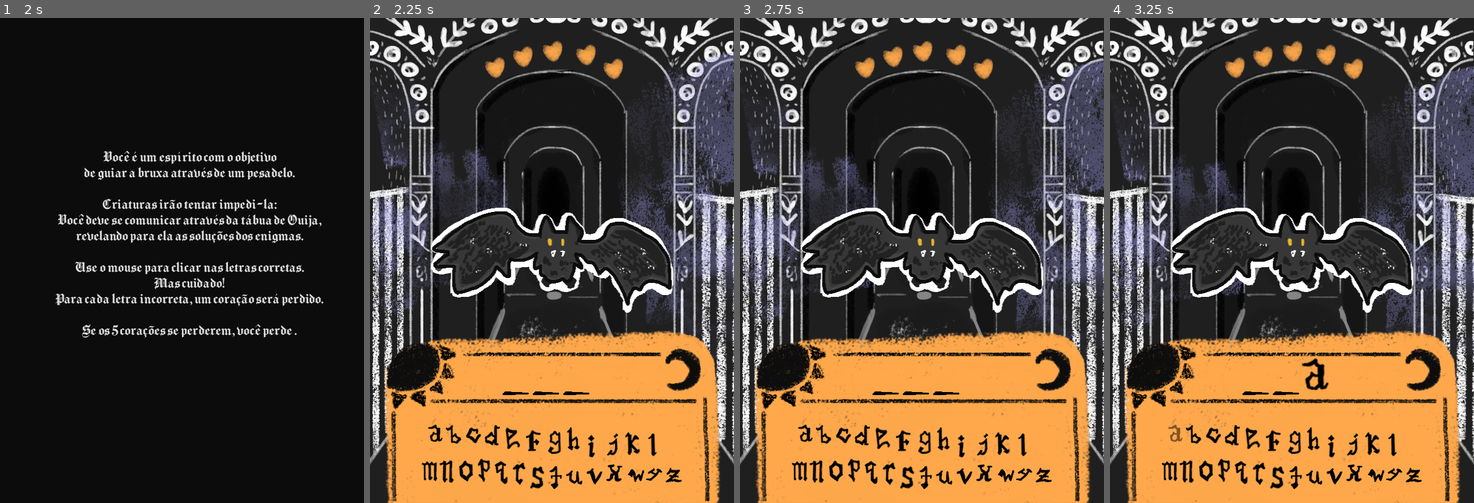
Above: before the commit, frames 1-4 (left to right).
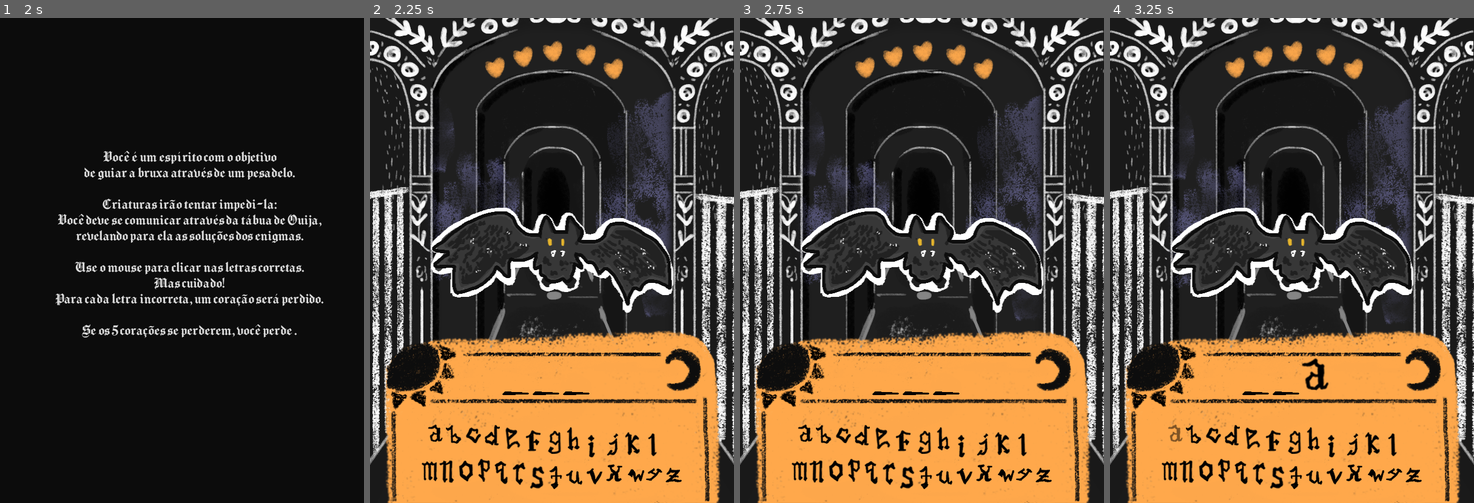
Above: after the commit, the same moments.

Repository: kcabra/ouija
Game: Godot game, scene res://scenes/title.tscn
Two runs of this game, one before a commit and one after it. Both use one fixed random seed, a clock stepped at 60 frames per second and the inputs below.
Inputs (mouse positions are in pixels of both pictures, inside the frame that each line leads up to):
- Up to frame 1 (2 s): click (182, 381) at 0.5 s; click (182, 381) at 1.25 s
- Up to frame 2 (2.25 s): click (552, 381) at 2 s
- Up to frame 3 (2.75 s): no input
- Up to frame 4 (3.25 s): click (1175, 435) at 2.75 s

Frame 1 is identical in both runs. In frame 2, 11% of the frame differs, in the area x 0-100%, y 6-71%; in frame 3, 11%; in frame 4, 11%.

Commit message:
added some sfx, fixed spider outline

Diff:
--- a/game.tscn
+++ b/game.tscn
@@ -1,41 +1,43 @@
-[gd_scene load_steps=43 format=2]
+[gd_scene load_steps=45 format=2]
 
 [ext_resource path="res://scripts/game.gd" type="Script" id=1]
 [ext_resource path="res://props/background.png" type="Texture" id=2]
 [ext_resource path="res://props/mist.png" type="Texture" id=3]
-[ext_resource path="res://props/ouija.png" type="Texture" id=4]
-[ext_resource path="res://scripts/forca.gd" type="Script" id=5]
-[ext_resource path="res://characters/a.png" type="Texture" id=6]
-[ext_resource path="res://characters/b.png" type="Texture" id=7]
-[ext_resource path="res://characters/c.png" type="Texture" id=8]
-[ext_resource path="res://characters/d.png" type="Texture" id=9]
-[ext_resource path="res://characters/e.png" type="Texture" id=10]
-[ext_resource path="res://characters/f.png" type="Texture" id=11]
-[ext_resource path="res://characters/g.png" type="Texture" id=12]
-[ext_resource path="res://characters/h.png" type="Texture" id=13]
-[ext_resource path="res://characters/i.png" type="Texture" id=14]
-[ext_resource path="res://characters/j.png" type="Texture" id=15]
-[ext_resource path="res://characters/k.png" type="Texture" id=16]
-[ext_resource path="res://characters/l.png" type="Texture" id=17]
-[ext_resource path="res://characters/m.png" type="Texture" id=18]
-[ext_resource path="res://characters/n.png" type="Texture" id=19]
-[ext_resource path="res://characters/o.png" type="Texture" id=20]
-[ext_resource path="res://characters/p.png" type="Texture" id=21]
-[ext_resource path="res://characters/q.png" type="Texture" id=22]
-[ext_resource path="res://characters/r.png" type="Texture" id=23]
-[ext_resource path="res://characters/s.png" type="Texture" id=24]
-[ext_resource path="res://characters/t.png" type="Texture" id=25]
-[ext_resource path="res://characters/u.png" type="Texture" id=26]
-[ext_resource path="res://characters/v.png" type="Texture" id=27]
-[ext_resource path="res://characters/x.png" type="Texture" id=28]
-[ext_resource path="res://characters/w.png" type="Texture" id=29]
-[ext_resource path="res://characters/y.png" type="Texture" id=30]
-[ext_resource path="res://characters/z.png" type="Texture" id=31]
-[ext_resource path="res://props/determination.png" type="Texture" id=32]
-[ext_resource path="res://props/caixa.png" type="Texture" id=33]
-[ext_resource path="res://title/Chomsky.otf" type="DynamicFontData" id=34]
-[ext_resource path="res://soundtrack/background.wav" type="AudioStream" id=35]
-[ext_resource path="res://scenes/cards.tscn" type="PackedScene" id=36]
+[ext_resource path="res://props/forebackground.png" type="Texture" id=4]
+[ext_resource path="res://props/ouija.png" type="Texture" id=5]
+[ext_resource path="res://scripts/forca.gd" type="Script" id=6]
+[ext_resource path="res://characters/a.png" type="Texture" id=7]
+[ext_resource path="res://characters/b.png" type="Texture" id=8]
+[ext_resource path="res://characters/c.png" type="Texture" id=9]
+[ext_resource path="res://characters/d.png" type="Texture" id=10]
+[ext_resource path="res://characters/e.png" type="Texture" id=11]
+[ext_resource path="res://characters/f.png" type="Texture" id=12]
+[ext_resource path="res://characters/g.png" type="Texture" id=13]
+[ext_resource path="res://characters/h.png" type="Texture" id=14]
+[ext_resource path="res://characters/i.png" type="Texture" id=15]
+[ext_resource path="res://characters/j.png" type="Texture" id=16]
+[ext_resource path="res://characters/k.png" type="Texture" id=17]
+[ext_resource path="res://characters/l.png" type="Texture" id=18]
+[ext_resource path="res://characters/m.png" type="Texture" id=19]
+[ext_resource path="res://characters/n.png" type="Texture" id=20]
+[ext_resource path="res://characters/o.png" type="Texture" id=21]
+[ext_resource path="res://characters/p.png" type="Texture" id=22]
+[ext_resource path="res://characters/q.png" type="Texture" id=23]
+[ext_resource path="res://characters/r.png" type="Texture" id=24]
+[ext_resource path="res://characters/s.png" type="Texture" id=25]
+[ext_resource path="res://characters/t.png" type="Texture" id=26]
+[ext_resource path="res://characters/u.png" type="Texture" id=27]
+[ext_resource path="res://characters/v.png" type="Texture" id=28]
+[ext_resource path="res://characters/x.png" type="Texture" id=29]
+[ext_resource path="res://characters/w.png" type="Texture" id=30]
+[ext_resource path="res://characters/y.png" type="Texture" id=31]
+[ext_resource path="res://characters/z.png" type="Texture" id=32]
+[ext_resource path="res://props/determination.png" type="Texture" id=33]
+[ext_resource path="res://props/caixa.png" type="Texture" id=34]
+[ext_resource path="res://title/Chomsky.otf" type="DynamicFontData" id=35]
+[ext_resource path="res://soundtrack/background.wav" type="AudioStream" id=36]
+[ext_resource path="res://scenes/cards.tscn" type="PackedScene" id=37]
+[ext_resource path="res://soundtrack/acerto.wav" type="AudioStream" id=38]
 
 [sub_resource type="GDScript" id=1]
 script/source = "extends Position2D
@@ -131,26 +133,34 @@
 [node name="game" type="Node2D"]
 script = ExtResource( 1 )
 
-[node name="bg" type="Sprite" parent="."]
+[node name="cenario" type="Node2D" parent="."]
+editor/display_folded = true
+
+[node name="bg" type="Sprite" parent="cenario"]
 position = Vector2( 300, 400 )
 z_index = -1
 texture = ExtResource( 2 )
 
-[node name="Position2D" type="Position2D" parent="bg"]
-position = Vector2( 0, -91 )
+[node name="Position2D" type="Position2D" parent="cenario"]
+position = Vector2( 300, 302 )
 script = SubResource( 1 )
-
-[node name="mist" type="Sprite" parent="bg/Position2D"]
+amplitude = 25
+
+[node name="mist" type="Sprite" parent="cenario/Position2D"]
 modulate = Color( 1, 1, 1, 0.498039 )
+scale = Vector2( 0.734244, 0.734244 )
 texture = ExtResource( 3 )
 
+[node name="forebackground" type="Sprite" parent="cenario"]
+texture = ExtResource( 4 )
+centered = false
+
 [node name="forca" type="Sprite" parent="."]
-editor/display_folded = true
 position = Vector2( 298, 658 )
 scale = Vector2( 0.946667, 0.946667 )
 z_index = 1
-texture = ExtResource( 4 )
-script = ExtResource( 5 )
+texture = ExtResource( 5 )
+script = ExtResource( 6 )
 
 [node name="keyboard" type="Node2D" parent="forca"]
 editor/display_folded = true
@@ -418,10 +428,12 @@
 wait_time = 2.5
 one_shot = true
 
+[node name="erro" type="AudioStreamPlayer" parent="forca"]
+
 [node name="Tween" type="Tween" parent="."]
 
 [node name="ost" type="AudioStreamPlayer" parent="."]
-stream = ExtResource( 35 )
+stream = ExtResource( 36 )
 volume_db = -5.0
 autoplay = true
 script = SubResource( 7 )
@@ -438,9 +450,12 @@
 margin_bottom = 813.0
 color = Color( 0, 0, 0, 1 )
 
-[node name="cards" parent="CanvasLayer" instance=ExtResource( 36 )]
+[node name="cards" parent="CanvasLayer" instance=ExtResource( 37 )]
 
 [node name="tutorial" parent="CanvasLayer/cards" index="1"]
 editor/display_folded = true
 
+[node name="acerto" type="AudioStreamPlayer" parent="."]
+stream = ExtResource( 38 )
+
 [editable path="CanvasLayer/cards"]
--- a/scripts/forca.gd
+++ b/scripts/forca.gd
@@ -3,6 +3,7 @@
 onready var ouija = $keyboard # node whose childs are the clickable chars
 onready var target_spaces = $blank # node whose childs are the blanks and discovered chars
 onready var speak = $speak
+onready var sfx_erro = $erro
 var target: String
 var tip: String
 
@@ -10,6 +11,7 @@
 var tip_shown = false
 
 func _ready():
+	randomize()
 	clear_scene()
 	if target == "nunca-mais" or target == "aracnofobia":
 		for i in range(target.length()):
@@ -57,6 +59,9 @@
 		get_parent().get_next_monster()
 
 func hit():
+	var error = String(randi() % 2)
+	sfx_erro.stream = load("res://soundtrack/erro"+error+".wav")
+	sfx_erro.play()
 	hp -= 1
 	if hp < 3 and tip_shown == false:
 		speak.speak(tip)
--- a/scripts/game.gd
+++ b/scripts/game.gd
@@ -3,7 +3,7 @@
 onready var tween = $Tween
 onready var forca_control = $forca
 onready var cards = $CanvasLayer/cards
-
+onready var sfx_acerto = $acerto
 var current_level = 0
 
 var monster_array: Array = ["bat", "frog", "plant", "moth", "spider", "crow"]
@@ -37,19 +37,20 @@
 
 
 func get_next_monster():
+	sfx_acerto.play()
 	var monster_to_load = monster_array.pop_front()
 	loaded_monster.queue_free()
-	if monster_to_load in ["frog", "plant", "spider"]:
+	if monster_to_load in ["frog", "moth", "crow"]:
 		var interlude
 		var tempo
 		match monster_to_load:
 			"frog":
 				interlude = "interlude1"
 				tempo = 3.0
-			"plant":
+			"moth":
 				interlude = "interlude2"
 				tempo = 3.0
-			"spider":
+			"crow":
 				interlude = "interlude3"
 				tempo = 5.0
 		var card = cards.get_node(interlude)
Not shown, changed: export_presets.cfg
Not shown: 28 places in game.tscn that only renumber resources
Binary file changed: monsters/spider.png
Binary file added: props/forebackground.png
Not shown, added: props/forebackground.png.import
Binary file changed: title/você morreu.png
